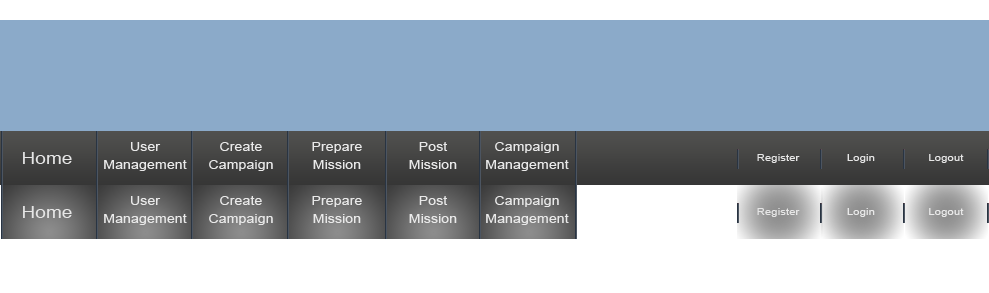
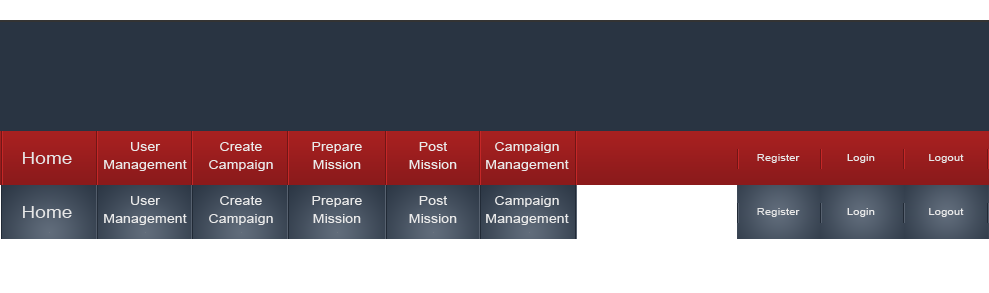
Revision of a layered 989 x 293 image; what changed, layer by layer:
hid group "RofWar" (50 layers) over (0, 20, 989, 239)
hid group "Inactive" (1st of 2, in "RofWar") (19 layers) over (1, 131, 989, 185)
hid "BG" (1st of 2, in "RofWar") over (0, 131, 989, 185)
hid "blue" over (0, 20, 989, 185)
showed group "BosWar" (50 layers) over (0, 20, 989, 239)
painted on "menu divider" (3rd of 4, in "BosWar" › "Active") over (1, 185, 989, 239)
painted on "Logout active copy" over (904, 185, 989, 239)
painted on "Login active copy" over (904, 185, 905, 239)
painted on "menu divider" (4th of 4, in "BosWar" › "Inactive") over (1, 185, 577, 239)
